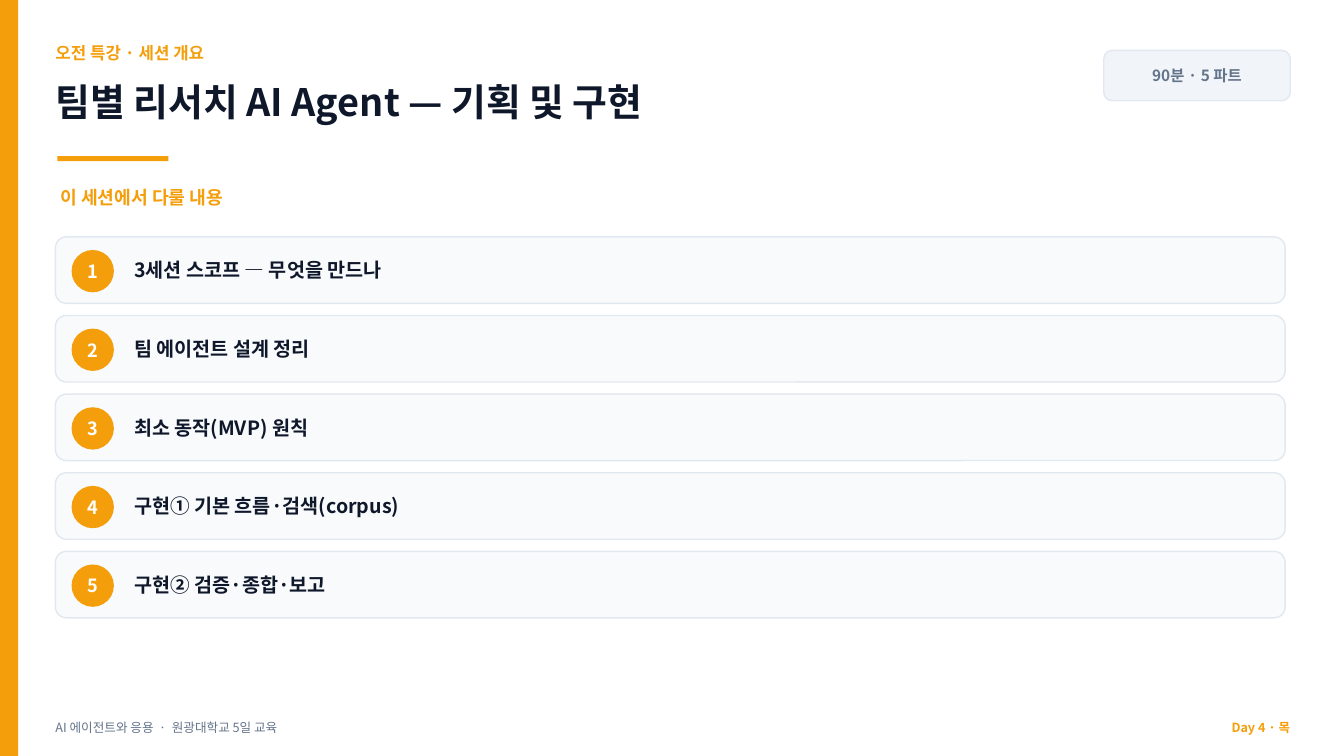
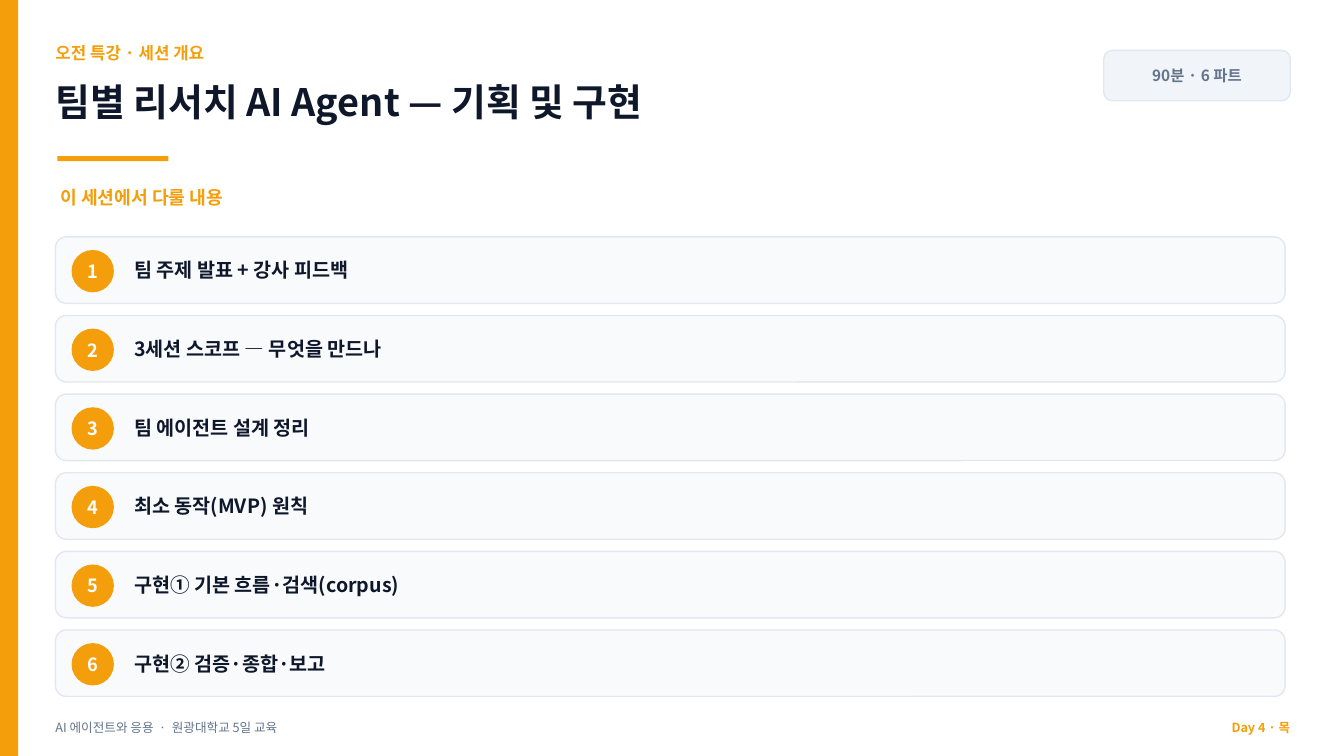
Before and after one commit to jyshin-22/wku-ai-agent-program, a slide deck: slide 5 of slides/day4.pptx. Drawn at 1344x756 pixels with LibreOffice and Linux fonts; fonts in the diff are those of the drawing. Boxes give left, top, right and bottom in pixels: in the first picture for what was removed or moved away, otherwise in the second. Text is boxed around its words. In the diff, an @@ line names an element or a change of style, - is before the commit and + after.

```diff
--- a/slides/day4.pptx
+++ b/slides/day4.pptx
@@ text at [1152,68,1241,83]: text changed @@
-90분 · 5 파트
+90분 · 6 파트
@@ text added at [134,260,349,279], 14 pt, text #0F172A, bold @@
+팀 주제 발표 + 강사 피드백
@@ rounded rectangle added at [55,630,1286,697], fill #F8FAFC, outline #E2E8F0 1 pt @@
@@ ellipse added at [72,643,114,686], fill #F59E0B @@
@@ text added at [87,657,98,672], 13 pt, text #FFFFFF, bold @@
+6
@@ 5 texts: place and size @@
-5 texts at [134,260,399,594]
+5 texts at [134,339,399,673]
```
Also in this commit, not shown: 1 other slide changed, 1 slide added, 6 other files.
